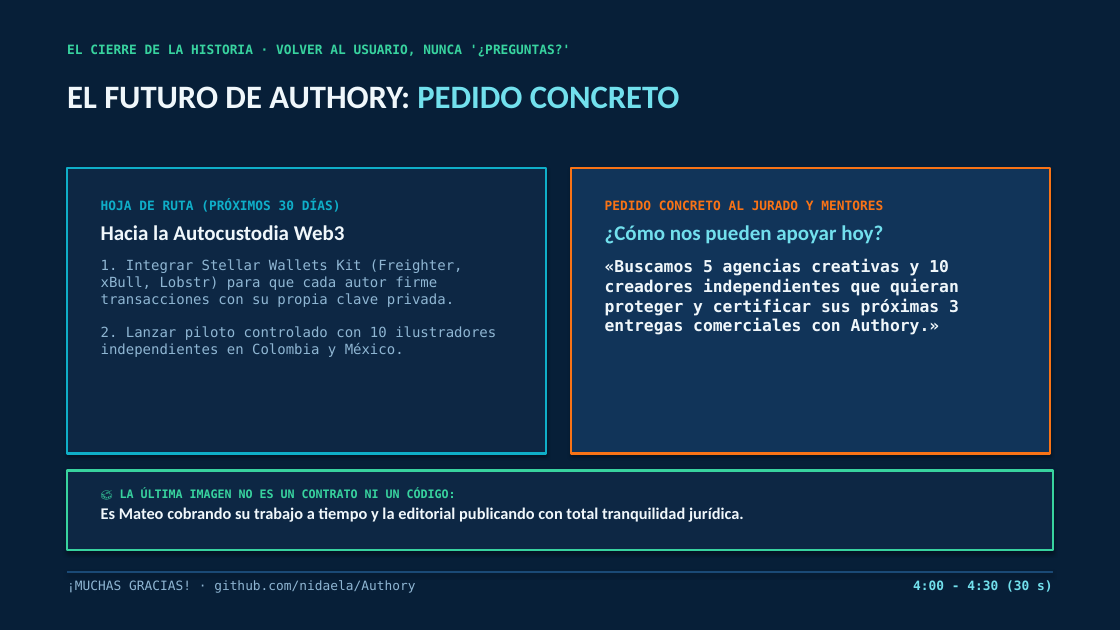
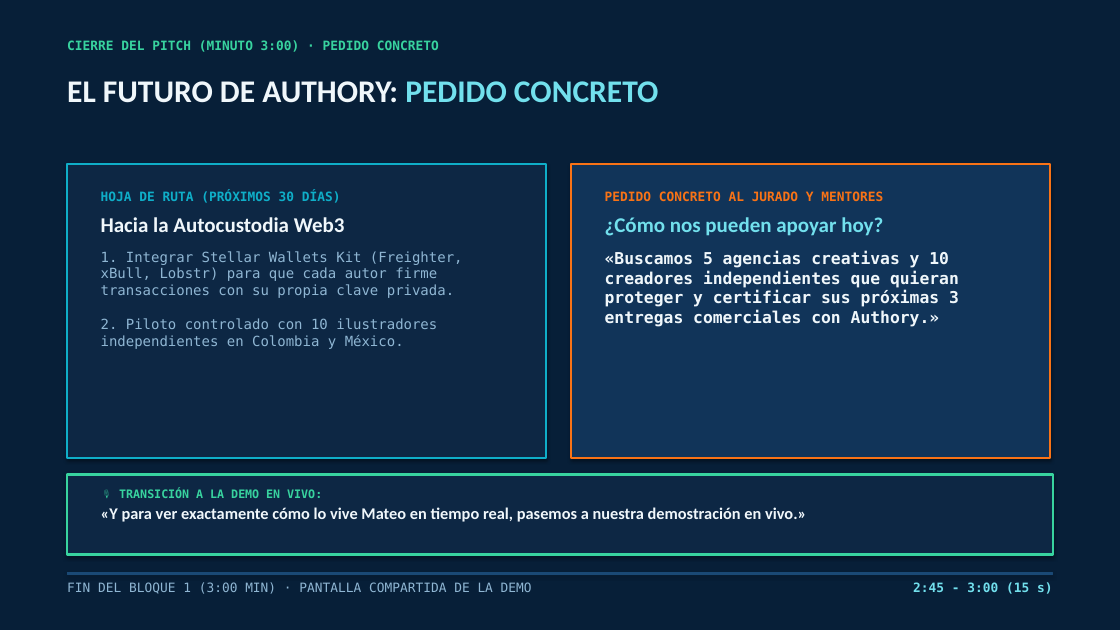
Before and after one commit to aeh-bonilla/authority, a slide deck: slide 7 of docs/semana5/Authory_Demo_Day_Stellar.pptx (slide 8 before the commit). Drawn at 1120x630 pixels with LibreOffice and Linux fonts; fonts in the diff are those of the drawing. Boxes give left, top, right and bottom in pixels: in the first picture for what was removed or moved away, otherwise in the second. Text is boxed around its words. In the diff, an @@ line names an element or a change of style, - is before the commit and + after.

Commit message:
docs(semana5): calibrar presentacion PPTX, slides y speech al formato oficial de 7 minutos (3m pitch + 2m demo + 2m Q&A)

```diff
--- a/docs/semana5/Authory_Demo_Day_Stellar.pptx
+++ b/docs/semana5/Authory_Demo_Day_Stellar.pptx
@@ text at (67,40,439,52): text changed @@
-EL CIERRE DE LA HISTORIA · VOLVER AL USUARIO, NUNCA '¿PREGUNTAS?'
+CIERRE DEL PITCH (MINUTO 3:00) · PEDIDO CONCRETO
@@ text "EL FUTURO DE AUTHORY: PEDIDO ..." at (67,81,658,103): size 28 to 27 pt @@
@@ rectangle: place and size @@
-rectangle at (67,168,546,454)
+rectangle at (67,164,546,458)
@@ rectangle: place and size @@
-rectangle at (571,168,1050,454)
+rectangle at (571,164,1050,458)
@@ text "HOJA DE RUTA (PRÓXIMOS 30 ...": place and size @@
-text "HOJA DE RUTA (PRÓXIMOS 30 ..." at (101,199,496,357)
+text "HOJA DE RUTA (PRÓXIMOS 30 ..." at (101,191,463,349)
@@ text "PEDIDO CONCRETO AL JURADO Y ...": place and size @@
-text "PEDIDO CONCRETO AL JURADO Y ..." at (605,200,959,335)
+text "PEDIDO CONCRETO AL JURADO Y ..." at (605,191,959,327)
@@ text at (101,251,463,349): text changed @@
-1. Integrar Stellar Wallets Kit (Freighter, xBull, Lobstr) para que cada autor firme transacciones con su propia clave privada.
-2. Lanzar piloto controlado con 10 ilustradores independientes en Colombia y México.
+1. Integrar Stellar Wallets Kit (Freighter, xBull, Lobstr) para que cada autor firme transacciones con su propia clave privada.
+2. Piloto controlado con 10 ilustradores independientes en Colombia y México.
@@ rectangle: place and size @@
-rectangle at (67,471,1053,550)
+rectangle at (67,475,1053,555)
@@ text at (101,489,806,522): text changed @@
-🎨 LA ÚLTIMA IMAGEN NO ES UN CONTRATO NI UN CÓDIGO:
-Es Mateo cobrando su trabajo a tiempo y la editorial publicando con total tranquilidad jurídica.
+🎙️ TRANSICIÓN A LA DEMO EN VIVO:
+«Y para ver exactamente cómo lo vive Mateo en tiempo real, pasemos a nuestra demostración en vivo.»
@@ text at (67,582,532,594): text changed @@
-¡MUCHAS GRACIAS! · github.com/nidaela/Authory
+FIN DEL BLOQUE 1 (3:00 MIN) · PANTALLA COMPARTIDA DE LA DEMO
@@ text at (913,582,1052,594): text changed @@
-4:00 - 4:30 (30 s)
+2:45 - 3:00 (15 s)
```
Also in this commit, not shown: 7 other slides changed, 1 slide added, 3 other files.
